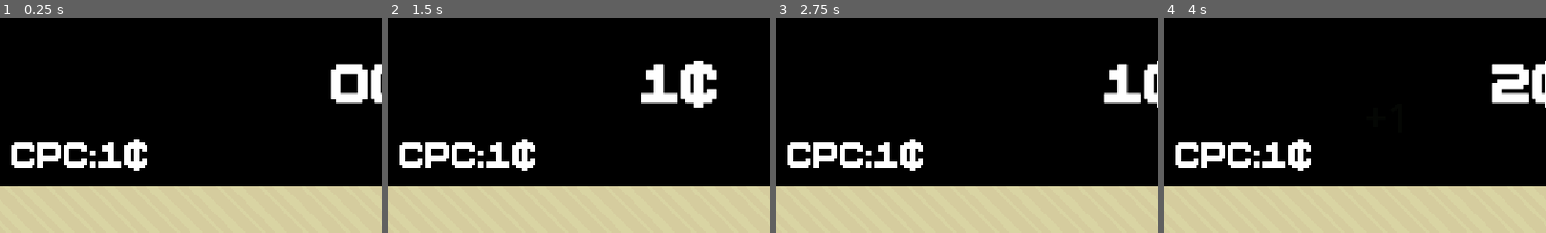
Above: before the commit, frames 1-4 (left to right).
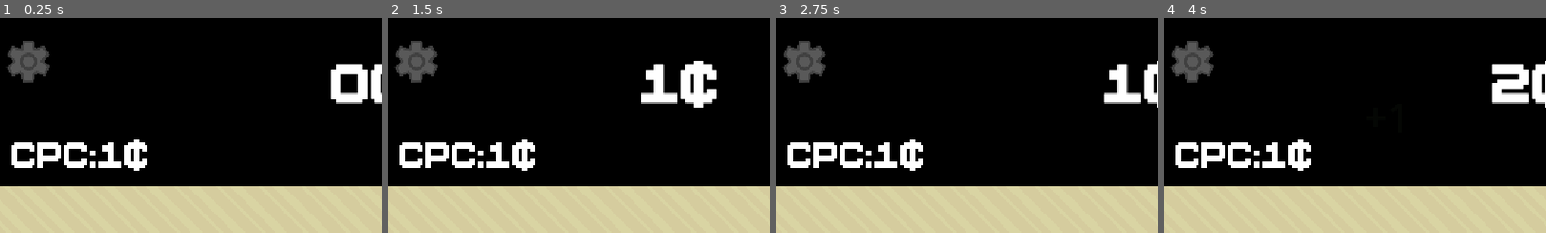
Above: after the commit, the same moments.

Repository: ashmitiscodingpython/sparkle-milkyway
Game: Godot game, scene res://scenes/main.tscn
Two runs of this game, one before a commit and one after it. Both use one fixed random seed, a clock stepped at 60 frames per second and the inputs below.
Inputs (mouse positions are % of the whole screen's width and height, from its top left):
- Up to frame 1 (0.25 s): no input
- Up to frame 2 (1.5 s): tap Enter at 0.5 s; move the mouse to (52, 72) at 0.52 s; hold Right 0.53-1.28 s; tap Alt at 0.6 s; click (52, 72) at 0.67 s; move the mouse to (94, 86) at 1.27 s; hold Down from 1.28 s (still down); tap Shift at 1.35 s; click (94, 86) at 1.42 s
- Up to frame 3 (2.75 s): move the mouse to (70, 6) at 2.02 s; release Down at 2.03 s; hold Right from 2.03 s (still down); tap Alt at 2.1 s; click (70, 6) at 2.17 s
- Up to frame 4 (4 s): move the mouse to (45, 70) at 2.77 s; release Right at 2.78 s; hold Up 2.78-3.53 s; tap Shift at 2.85 s; click (45, 70) at 2.92 s; move the mouse to (80, 65) at 3.52 s; hold Left from 3.53 s (still down); tap Alt at 3.6 s; click (80, 65) at 3.67 s
The pictures show only the part of the screen within x 3-53%, y 0-50%; the shares and areas given below are measured in that part.

The runs differ from the first frame. In frame 1, 1.5% of the frame differs, in the area x 2-13%, y 10-31%; in frame 2, 1.5%; in frame 3, 1.5%; in frame 4, 1.5%.

Commit message:
Hourly commit

Diff:
--- a/scenes/main.tscn
+++ b/scenes/main.tscn
@@ -58,6 +58,8 @@
 [ext_resource type="Script" uid="uid://bo04e0bbu28fh" path="res://scripts/temp.gd" id="56_dnhof"]
 [ext_resource type="Texture2D" uid="uid://i8b8ohvvqne" path="res://images/square.png" id="57_1v6qk"]
 [ext_resource type="Script" uid="uid://ddiudvm6fuer2" path="res://scripts/limit.gd" id="58_augu2"]
+[ext_resource type="Script" uid="uid://cq5oodfyukcvl" path="res://scenes/settings.gd" id="60_e755i"]
+[ext_resource type="Texture2D" uid="uid://b7vwkyoadp6i5" path="res://images/settings.png" id="60_kf5aa"]
 [ext_resource type="Script" uid="uid://y8d684cajolv" path="res://scenes/alt.gd" id="60_t5ykj"]
 
 [sub_resource type="ShaderMaterial" id="ShaderMaterial_0loja"]
@@ -135,6 +137,9 @@
 [sub_resource type="LabelSettings" id="LabelSettings_kmb1v"]
 line_spacing = 2.235
 font_size = 22
+
+[sub_resource type="CircleShape2D" id="CircleShape2D_ro3en"]
+radius = 33.1361
 
 [node name="Node2D" type="Node2D"]
 
@@ -823,7 +828,7 @@
 script = ExtResource("54_0loja")
 
 [node name="Temp" type="VSlider" parent="."]
-self_modulate = Color(0.15102, 0.647109, 0, 1)
+self_modulate = Color(0, 0.721892, 0.84539, 1)
 texture_filter = 1
 offset_left = 1107.0
 offset_top = 285.0
@@ -854,6 +859,19 @@
 scale = Vector2(0.35, 0.35)
 offset = Vector2(750, 750)
 script = ExtResource("60_t5ykj")
+
+[node name="Settings" type="Area2D" parent="."]
+position = Vector2(75, 65)
+script = ExtResource("60_e755i")
+
+[node name="Settings" type="Sprite2D" parent="Settings"]
+texture_filter = 1
+position = Vector2(0.25, -3.25)
+scale = Vector2(0.59, 0.59)
+texture = ExtResource("60_kf5aa")
+
+[node name="CollisionShape2D" type="CollisionShape2D" parent="Settings"]
+shape = SubResource("CircleShape2D_ro3en")
 
 [connection signal="mouse_entered" from="Cookie" to="Cookie" method="_on_mouse_entered"]
 [connection signal="mouse_exited" from="Cookie" to="Cookie" method="_on_mouse_exited"]
@@ -895,3 +913,5 @@
 [connection signal="mouse_exited" from="ColorPrompt/RgbSlidee3/Area2D" to="ColorPrompt/RgbSlidee3/Area2D/RgbSlider" method="_on_area_2d_mouse_exited"]
 [connection signal="mouse_entered" from="ColorPrompt/tick" to="ColorPrompt/tick" method="_on_mouse_entered"]
 [connection signal="mouse_exited" from="ColorPrompt/tick" to="ColorPrompt/tick" method="_on_mouse_exited"]
+[connection signal="mouse_entered" from="Settings" to="Settings" method="_on_mouse_entered"]
+[connection signal="mouse_exited" from="Settings" to="Settings" method="_on_mouse_exited"]
--- /dev/null
+++ b/scenes/settings.gd
@@ -0,0 +1,21 @@
+extends Area2D
+
+var mouse = false
+
+func _process(_delta: float) -> void:
+	scale += (Vector2(1, 1) - scale) / 5
+	if mouse:
+		rotation_degrees += (90 - rotation_degrees) / 15
+	else:
+		rotation_degrees += (0 - rotation_degrees) / 15
+
+func _input(event: InputEvent) -> void:
+	if event is InputEventMouseButton and event.pressed and mouse:
+		print("open")
+		scale -= Vector2(0.5, 0.5)
+
+func _on_mouse_entered() -> void:
+	mouse = true
+
+func _on_mouse_exited() -> void:
+	mouse = false
--- a/scripts/temp.gd
+++ b/scripts/temp.gd
@@ -5,7 +5,7 @@
 var designated_x = 1107
 var designated_size = 197
 var valuex = 0
-var cold_color = Color(0.576, 1, 0.458, 1)
+var cold_color = Color(0, 0.72, 0.84, 1)
 var hot_color = Color(1, 0, 0.23, 1)
 var lavaed = false
 
@@ -23,7 +23,7 @@
 	else:
 		designated_x = 1107
 		designated_size = 197
-	self_modulate = lerp(cold_color, hot_color, valuex / 100.0)
+	self_modulate = lerp(cold_color, hot_color, valuex / 80.0)
 	value = valuex
 	position.x += (designated_x - position.x) / 5
 	size.y += (designated_size - size.y) / 5
Binary file added: images/settings.png
Not shown: 1 places in scenes/main.tscn that only renumber resources
Not shown, added: scenes/settings.gd.uid
Not shown, changed: gitcommit.bat
